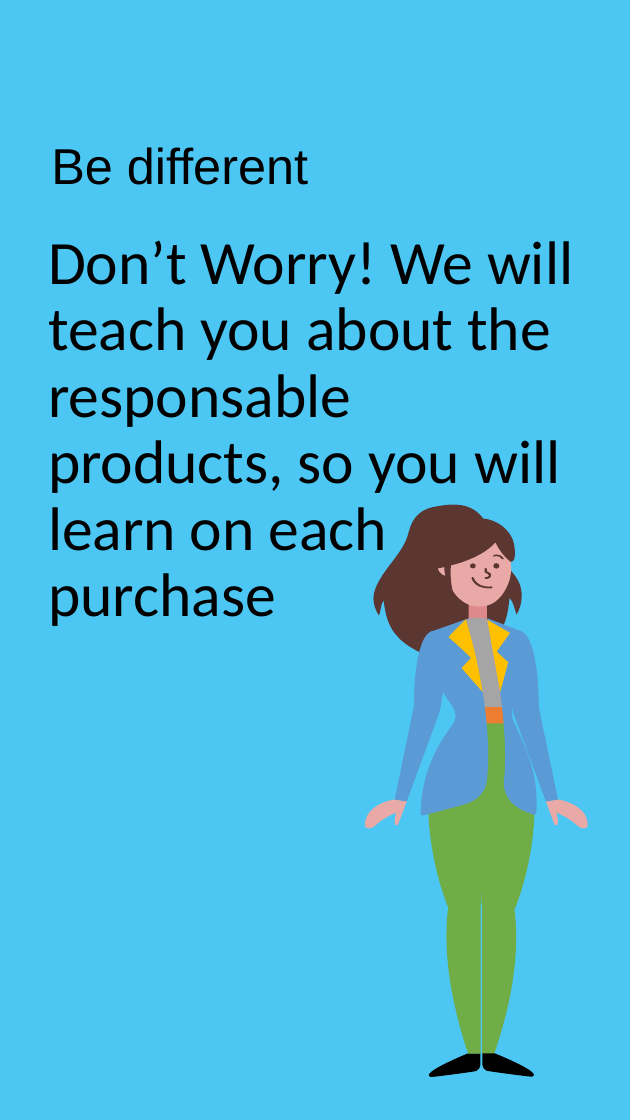
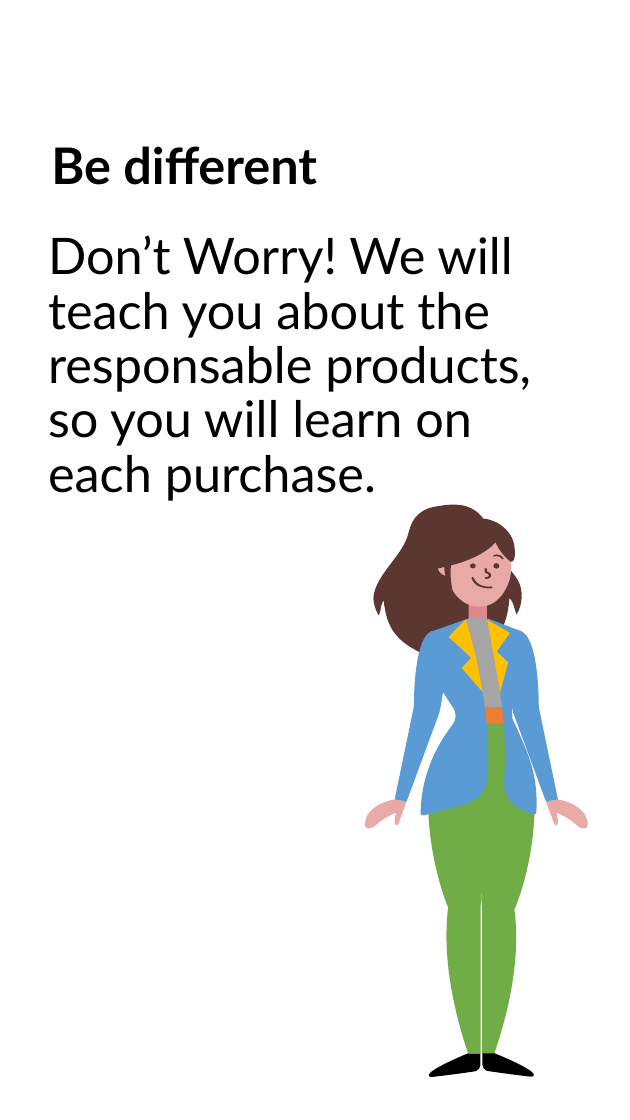
Before and after one commit to moralestomm/EkoGo, a slide deck: slide 3 of presentation.pptx. Drawn at 630x1120 pixels with LibreOffice and Linux fonts; fonts in the diff are those of the drawing. Boxes give left, top, right and bottom in pixels: in the first picture for what was removed or moved away, otherwise in the second. Text is boxed around its words. In the diff, an @@ line names an element or a change of style, - is before the commit and + after.

```diff
--- a/presentation.pptx
+++ b/presentation.pptx
@@ background #00B0F0 at 70% opacity to #FFFFFF at 70% opacity @@
@@ title "Be different" at (51,146,317,185): font Arial to Lato, bold on @@
@@ text at (48,235,531,501): text changed; size 55 to 45 pt; font Calibri to Lato @@
-Don’t Worry! We will teach you about the responsable products, so you will learn on each purchase
+Don’t Worry! We will teach you about the responsable products, so you will learn on each purchase.
```
Also in this commit, not shown: 5 other slides changed, 34 other files.
